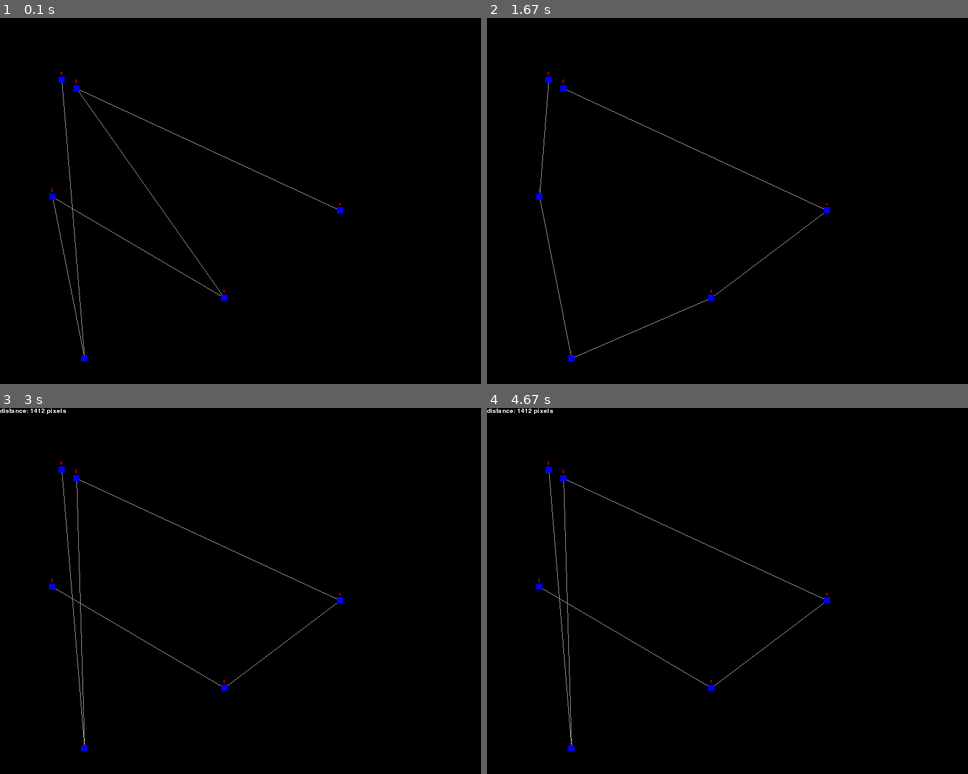
Above: before the commit, frames 1-4 (two rows, left to right).
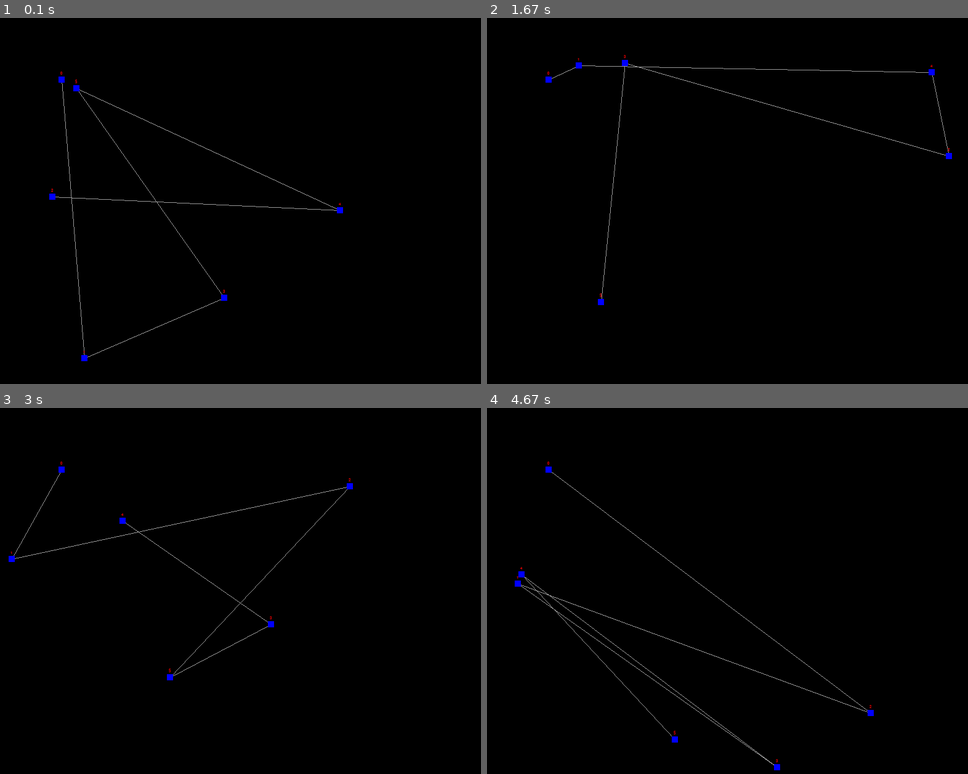
Above: after the commit, the same moments.

Repository: Manan-200/Python
Game: pygame game, started from Random_programs/path_finder.py
The game is run twice, just before and just after one commit, with the same random seed, the same clock (stepped at 60 frames per second) and the same inputs.
Inputs:
- Up to frame 1 (0.1 s): no input
- Up to frame 2 (1.67 s): tap Space at 0.33, 0.73, 1.03, 1.23, 1.57 s
- Up to frame 3 (3 s): tap Space at 1.87, 2.07, 2.37, 2.63, 2.97 s
- Up to frame 4 (4.67 s): tap Space at 3.27, 3.4, 3.8, 4.1, 4.47 s

The runs differ from the first frame. In frame 1, 0.3% of the frame differs, in the area x 11-71%, y 48-93%; in frame 2, 0.9%; in frame 3, 1.0%; in frame 4, 1.2%, in the area x 0-81%, y 0-99%.

Commit message:
Completed

Diff:
--- a/Random_programs/path_finder.py
+++ b/Random_programs/path_finder.py
@@ -1,16 +1,14 @@
-from re import X
 import pygame
 import random
 
 pygame.font.init()
 
 #Variables
-nodes, c_arr, node_arr, dist_list, node_f = [], [], [], [], []
+nodes, comb_arr, node_arr, dist_list = [], [], [], []
 running = True
 height, width = 600, 800
 dist = 0
-min_display_dist, max_display_dist = 0, 0
-fps = 15
+fps = 120
 main_counter, index_counter, draw_counter = 0, 0, 0
 
 #Clock
@@ -38,21 +36,21 @@
         pygame.draw.rect(win, (0, 0, 255), (self.x - 5, self.y - 5, 10, 10))
 
 #Creating nodes
-
 for i in range (5):
     node = Node(i+1)
     nodes.append(node)
-node_0 = Node(0)
-#Making all combination of nodes
+node_0 = Node(0) #Initial node
+
+#Making all combination of numbers - 1 to 5
 for a in range (1,6):
     for b in range (1,6):
         for c in range (1,6):
             for d in range (1,6):
                 for e in range (1,6):
                     if a + b + c + d + e == 15 and a*b*c*d*e == 120:
-                        c_arr.append([a, b, c, d, e])
+                        comb_arr.append([a, b, c, d, e])
 
-#Function for calculation distance between two nodes
+
 def get_distance(node_1, node_2):
     distance = ((node_1.x - node_2.x)**2 + (node_1.y - node_2.y)**2) ** (1/2)
     return(distance)
@@ -67,7 +65,8 @@
                     min_index = i
         return([min_index, min_val])
 
-for id_arr in c_arr:
+#Arranging Nodes based on number combinations in node_arr
+for id_arr in comb_arr:
     new_arr = []
     for id in id_arr:
         for node in nodes:
@@ -82,35 +81,66 @@
     for event in pygame.event.get():
         if event.type == pygame.QUIT:
             running = False
+        #Resetting everything if space is pressed
+        if event.type == pygame.KEYDOWN:
+            if event.key == pygame.K_SPACE:
+
+                dist_list, node_arr, nodes = [], [], []
+                main_counter, index_counter, draw_counter = 0, 0, 0
+                dist = 0
+
+                for i in range (5):
+                    node = Node(i+1)
+                    nodes.append(node)
+                node_0 = Node(0)
+
+                for id_arr in comb_arr:
+                    new_arr = []
+                    for id in id_arr:
+                        for node in nodes:
+                            if node.id == id:
+                                new_arr.append(node)
+                    node_arr.append(new_arr)
+
+    win.fill((0, 0, 0))
 
     index_counter += 1
     main_counter += 1
-    win.fill((0, 0, 0))
+
     dist = 0
 
+    #Reseting index counter if it exceeds the len(node_arr)
     if index_counter >= len(node_arr):
         index_counter = 0
 
+    #Specifying nodes
     nodes = node_arr[index_counter]
 
+    #Drawing all combinations of Nodes once
     if draw_counter <= len(node_arr):
+        #Connecting nodes with lines and calculating distance
         for p in range(len(nodes) - 1):
             pygame.draw.line(win, (150, 150, 150), (nodes[p].x, nodes[p].y), (nodes[p + 1].x, nodes[p + 1].y))
             dist += get_distance(nodes[p], nodes[p + 1])
-            draw_counter += 1
+        #Connecting initial node with the first node and adding distance
         dist += get_distance(nodes[0], node_0)
         pygame.draw.line(win, (150, 150, 150), (nodes[0].x, nodes[0].y), (node_0.x, node_0.y))
         dist_list.append(dist)
+        draw_counter += 1
 
+    #Connecting nodes with minimum distance
     if draw_counter > len(node_arr):
         min_index, min_dist = get_smallest(dist_list)
-        nodes = node_arr[min_index]
+        nodes = node_arr[min_index + 1]
+
         for p in range(len(nodes) - 1):
             pygame.draw.line(win, (150, 150, 150), (nodes[p].x, nodes[p].y), (nodes[p + 1].x, nodes[p + 1].y))
         pygame.draw.line(win, (150, 150, 150), (nodes[0].x, nodes[0].y), (node_0.x, node_0.y))
+
         dist_text = dist_font.render((f"distance: {round(min_dist)} pixels"), 1, (255, 255, 255))
         win.blit(dist_text, (0, 0))
 
+    #Drawing nodes, blitting distance and id
     for node in nodes:
         id_text = id_font.render(str(node.id), 1, (255, 0, 0))
         node.draw()
@@ -120,3 +150,26 @@
     win.blit(id_text, (node_0.x - (id_text.get_width()/2), node_0.y - (id_text.get_height()/2) - 10))
 
     pygame.display.update()
+
+
+if (int(input("Check? (1/0)")) == 1):
+    test_dist = 0
+    test_nodes = []
+    id_list = []
+
+    for i in range(5):
+        id = int(input(f"Enter node id: "))
+        id_list.append(id)
+
+    for id in id_list:
+        for i in range(len(nodes)):
+            if nodes[i].id == id:
+                test_nodes.append(nodes[i])
+
+    for i in range(len(test_nodes) - 1):
+        test_dist += get_distance(test_nodes[i], test_nodes[i + 1])
+    test_dist += get_distance(test_nodes[0], node_0)
+
+    print(test_dist, min_dist)
+    print(len(dist_list), len(node_arr))
+    print("\n\n\n", dist_list)
